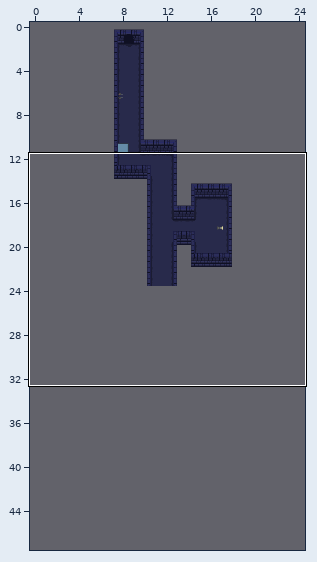
Tiled map: assets/map.tmx. Above, an overview of the earlier version with the close-up marked.
Close-up. The starting point:
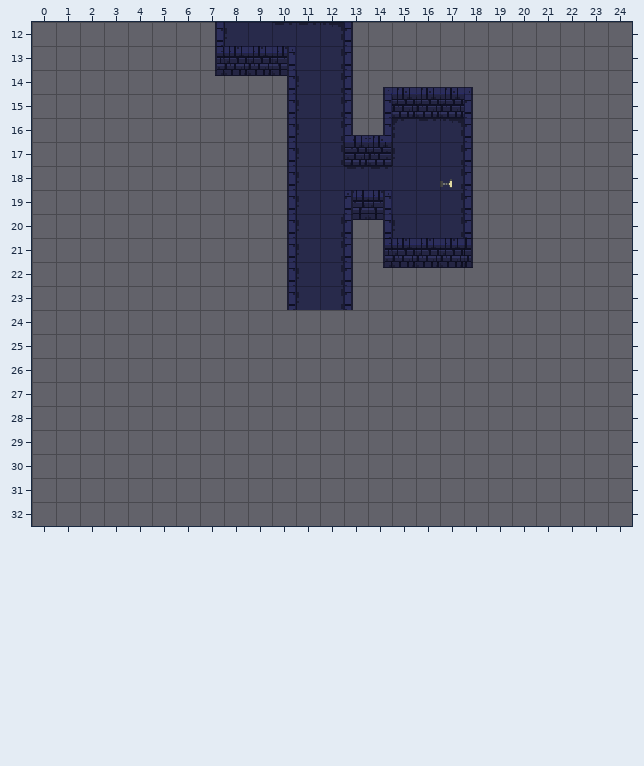
Cells are 16x16 px. Shown: x 0..24, y 12..32. The commit also changed other parts of the map, which this record leaves out. The old version is drawn lined up with the new one.
The result:
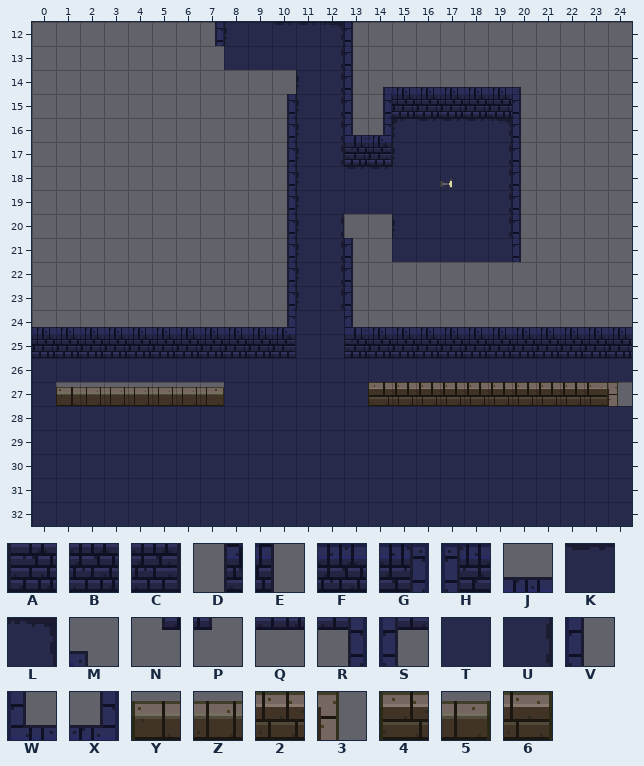
Key: from "tileset": A 3, B 4, C 5, D 6, E 7, F 8, G 9, H 10, J 14, K 17, L 18, M 21, N 22, P 23, Q 24, R 25, S 26, T 33, U 34, V 35, W 51, X 53, Y 72, Z 74, 2 77, 3 78, 4 79, 5 88, 6 95.
_ is an empty cell.
Tiles replaced or removed in this view: D, E, F, G, H, L, M, N, P, Q, R, S, U, V.
From old to new:
Changed rows in their new state; . is an unchanged cell.
map size 25x25 -> 25x50 cells
Layer "background":
first column x 0:
14 ..................JJM....
15 ..................BBV....
16 .................KKLV....
17 .................TTUV....
18 .................TTUV....
19 .................TTUV....
20 .................TTUV....
21 ..................TTV....
24 JJJJJJJJJJXTTWJJJJJJJJJJJ
25 BBBBBBBBBBCTTABBBBBBBBBBB
26 TTTTTTTTTTTTTTTTTTTTTTTTT
27 TYZZZZZ5TTTTTT42222222263
28 TTTTTTTTTTTTTTTTTTTTTTTTT
29 TTTTTTTTTTTTTTTTTTTTTTTTT
30 TTTTTTTTTTTTTTTTTTTTTTTTT
31 TTTTTTTTTTTTTTTTTTTTTTTTT
32 TTTTTTTTTTTTTTTTTTTTTTTTT
Layer "foreground" (now hidden):
first column x 7:
13 ____
14 ____
first column x 13:
19 __....
20 __....
21 ._____
22 ._____
